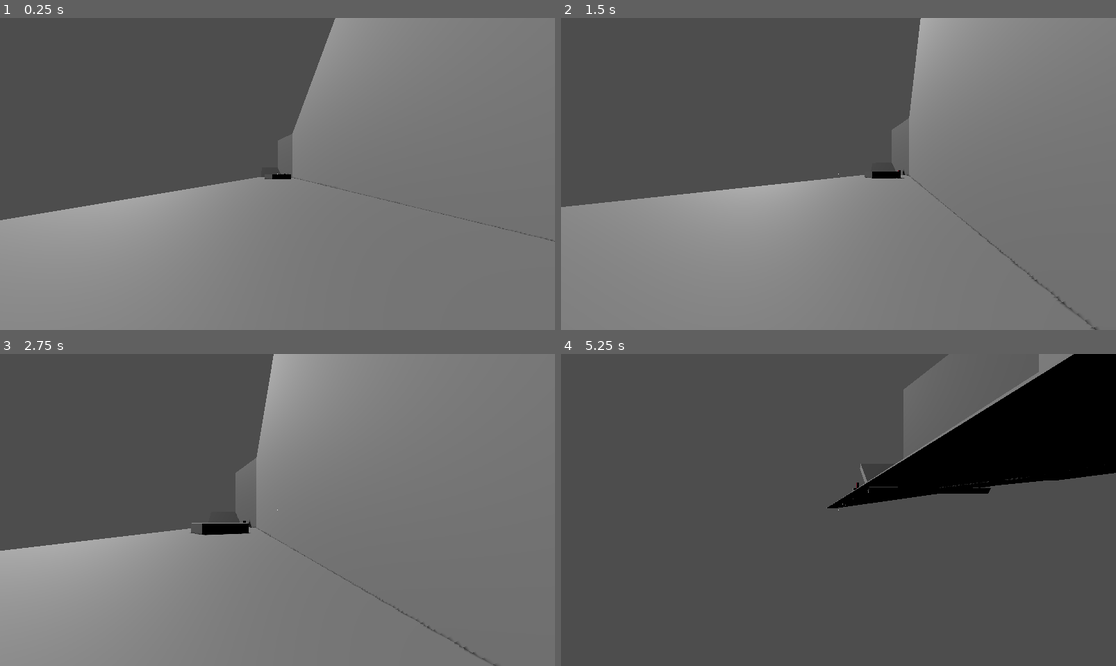
Above: before the commit, frames 1-4 (two rows, left to right).
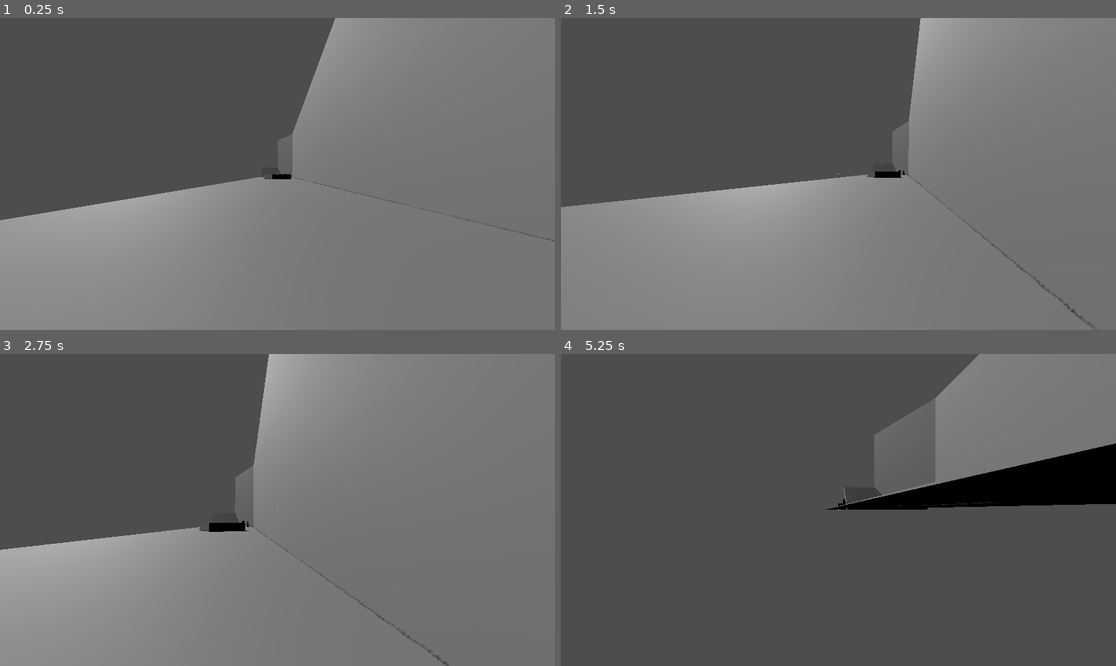
Above: after the commit, the same moments.

Repository: 100-Devs-1-Game/KYRO
Game: Godot game, scene res://scenes/level/level.tscn
Two runs of this game, one before a commit and one after it. Both use one fixed random seed, a clock stepped at 60 frames per second and the inputs below.
Inputs (mouse positions are in pixels of both pictures, inside the frame that each line leads up to):
- Up to frame 1 (0.25 s): no input
- Up to frame 2 (1.5 s): tap Enter (ui_accept) at 0.5, 0.77 s; move the mouse to (866, 174) at 0.52 s; hold Right (ui_right) 0.53-1.28 s; click (866, 174) at 0.67 s; move the mouse to (810, 174) at 1.27 s; hold Left (ui_left) from 1.28 s (still down)
- Up to frame 3 (2.75 s): tap Enter (ui_accept) at 1.52 s; move the mouse to (288, 503) at 2.02 s; release Left (ui_left) at 2.03 s; hold Right (ui_right) from 2.03 s (still down)
- Up to frame 4 (5.25 s): move the mouse to (832, 516) at 2.77 s; click (832, 516) at 2.92 s; tap Enter (ui_accept) at 3.02, 3.77, 4.52 s; move the mouse to (877, 513) at 3.52 s; release Right (ui_right) at 3.53 s; hold Left (ui_left) from 3.53 s (still down); move the mouse to (794, 506) at 4.27 s; move the mouse to (844, 510) at 5.02 s; click (844, 510) at 5.17 s

The runs differ from the first frame. In frame 1, less than 0.1% of the frame differs, in the area x 50-100%, y 37-72%; in frame 2, 0.1%; in frame 3, 0.8%; in frame 4, 16%, in the area x 47-100%, y 0-50%.

Commit message:
fix traction

Diff:
--- a/src/kyro/scenes/player/player.gd
+++ b/src/kyro/scenes/player/player.gd
@@ -2,8 +2,8 @@
 
 
 @export_group("Movement")
-@export var forward_speed:float = 100
-@export var strafe_speed: float = 120
+@export var forward_speed:float = 10
+@export var strafe_speed: float = 12
 @export var forward_traction: float = 8.0
 @export var strafe_traction: float = 10.0
 @export_group("Jumping")
@@ -57,12 +57,12 @@
 
 #region State common methods
 func do_forward_movement(delta: float) -> void:
-	velocity.z -= forward_speed * delta
+	velocity.z -= forward_speed * delta * forward_traction
 
 
 func do_strafe_movement(delta: float) -> void:
 	var axis:float = Input.get_axis(&"ui_left", &"ui_right")
-	velocity.x += axis * strafe_speed * delta
+	velocity.x += axis * strafe_speed * delta * strafe_traction
 
 
 func do_gravity(delta: float) -> void:
